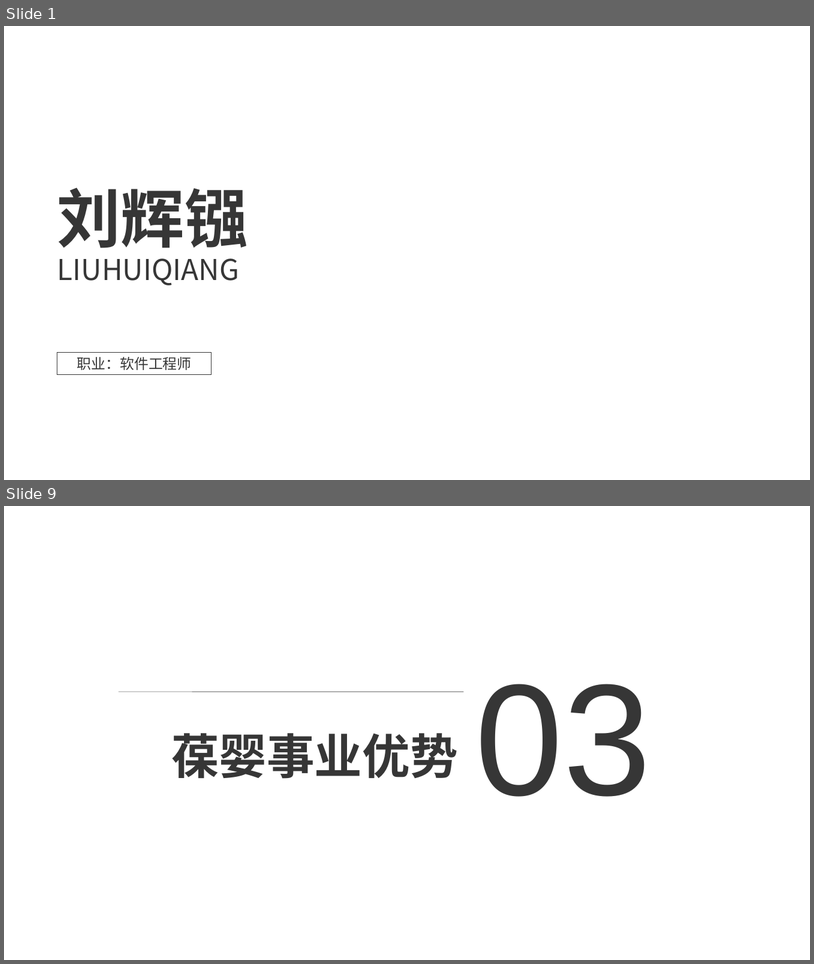
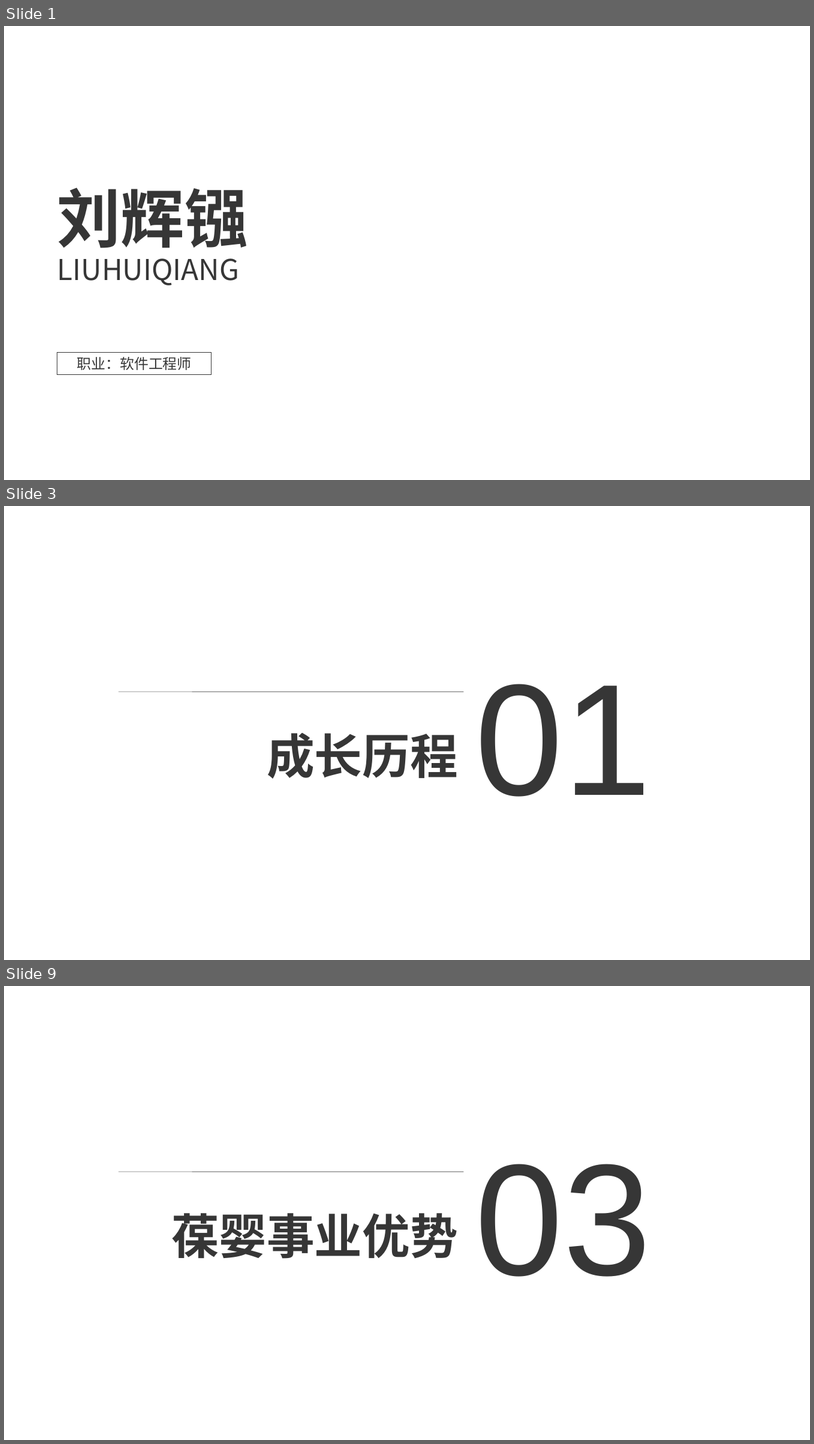
Before and after one commit to ForeverBadBoy/gradle-rabbitmq, a slide deck: src/main/resources/自我介绍.pptx. Shown one above the other, each under a label of ours: slides 1 and 9 before the commit, slides 1, 3 and 9 after it; the slides between them are not shown. The pictures are 814x964 and 814x1444 pixels, drawn with LibreOffice and Linux fonts; fonts in the diff are those of the drawing; background and template pictures are left out. Boxes give left, top, right and bottom in pixels: in the first picture for what was removed or moved away, otherwise in the second. Text is boxed around its words. In the diff, an @@ line names an element or a change of style, - is before the commit and + after.

```diff
--- a/src/main/resources/自我介绍.pptx
+++ b/src/main/resources/自我介绍.pptx
@@ slide 3 added at (4,506,810,960), background #FFFFFF @@
@@ text added at (475,684,651,796), 199 pt, text #363636 @@
+01
@@ line added from (119, 691) to (464, 692), #363636 0.5 pt @@
@@ text added at (267,733,458,778), 60 pt, text #363636, bold @@
+成长历程
```
Also in this commit, not shown: 6 slides changed, 1 other slide added, 5 slides removed.
